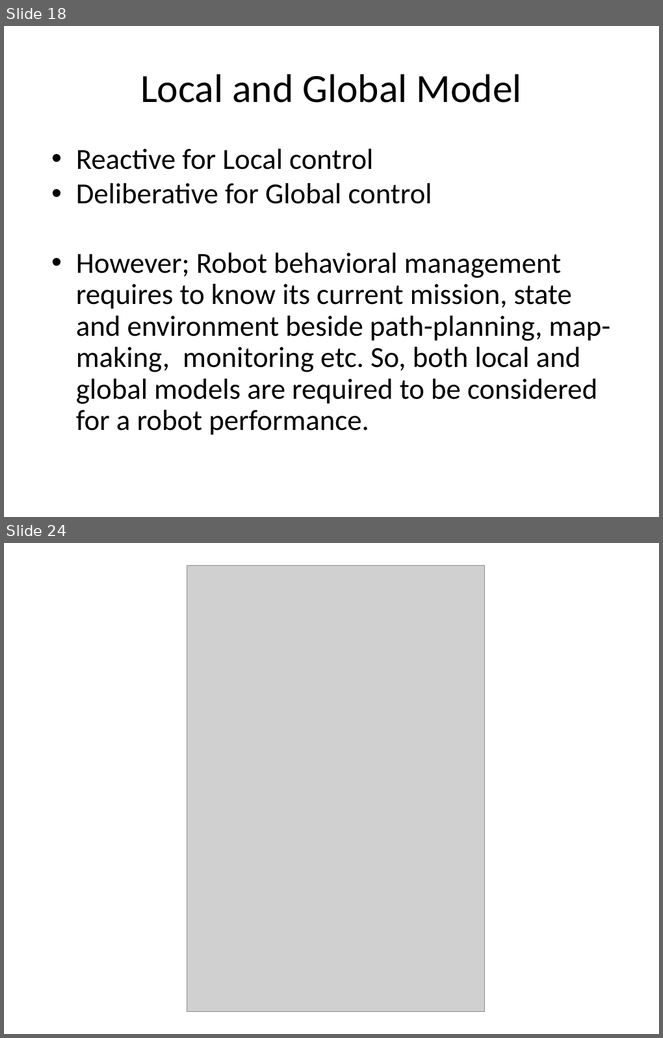
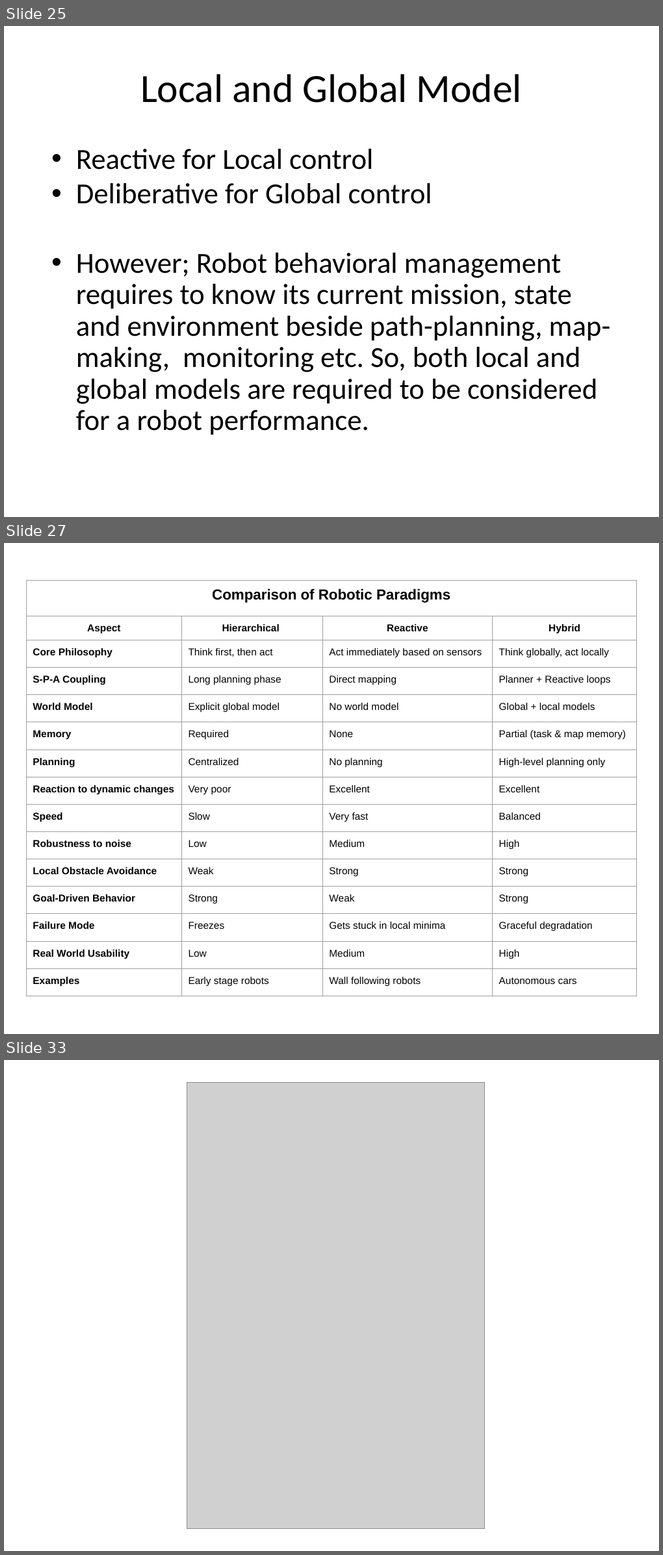
Before and after one commit to UK-Roy/cse461, a slide deck: slides/Introduction to Robotics-lec2.pptx. Shown one above the other, each under a label of ours: slides 18 and 24 before the commit, slides 25, 27 and 33 after it; the slides between them are not shown. The pictures are 663x1038 and 663x1555 pixels, drawn with LibreOffice and Linux fonts; fonts in the diff are those of the drawing; grey boxes stand for pictures. Boxes give left, top, right and bottom in pixels: in the first picture for what was removed or moved away, otherwise in the second. Text is boxed around its words. In the diff, an @@ line names an element or a change of style, - is before the commit and + after.

```diff
--- a/slides/Introduction to Robotics-lec2.pptx
+++ b/slides/Introduction to Robotics-lec2.pptx
@@ slide 27 added at (4,543,659,1034), background #FFFFFF @@
@@ table added at (26,580,636,989), 15 rows, 4 columns @@
+Comparison of Robotic Paradigms |  |  | 
+Aspect | Hierarchical | Reactive | Hybrid
+Core Philosophy | Think first, then act | Act immediately based on sensors | Think globally, act locally
+S-P-A Coupling | Long planning phase | Direct mapping | Planner + Reactive loops
+World Model | Explicit global model | No world model | Global + local models
+Memory | Required | None | Partial (task & map memory)
+Planning | Centralized | No planning | High-level planning only
+Reaction to dynamic changes | Very poor | Excellent | Excellent
+Speed | Slow | Very fast | Balanced
+Robustness to noise | Low | Medium | High
+Local Obstacle Avoidance | Weak | Strong | Strong
+Goal-Driven Behavior | Strong | Weak | Strong
+Failure Mode | Freezes | Gets stuck in local minima | Graceful degradation
+Real World Usability | Low | Medium | High
+Examples | Early stage robots | Wall following robots | Autonomous cars
@@ what was slide 18 is now slide 25 @@
@@ what was slide 24 is now slide 33 @@
```
Also in this commit, not shown: 14 slides changed, 14 other slides added, 6 slides removed, 7 other files.
